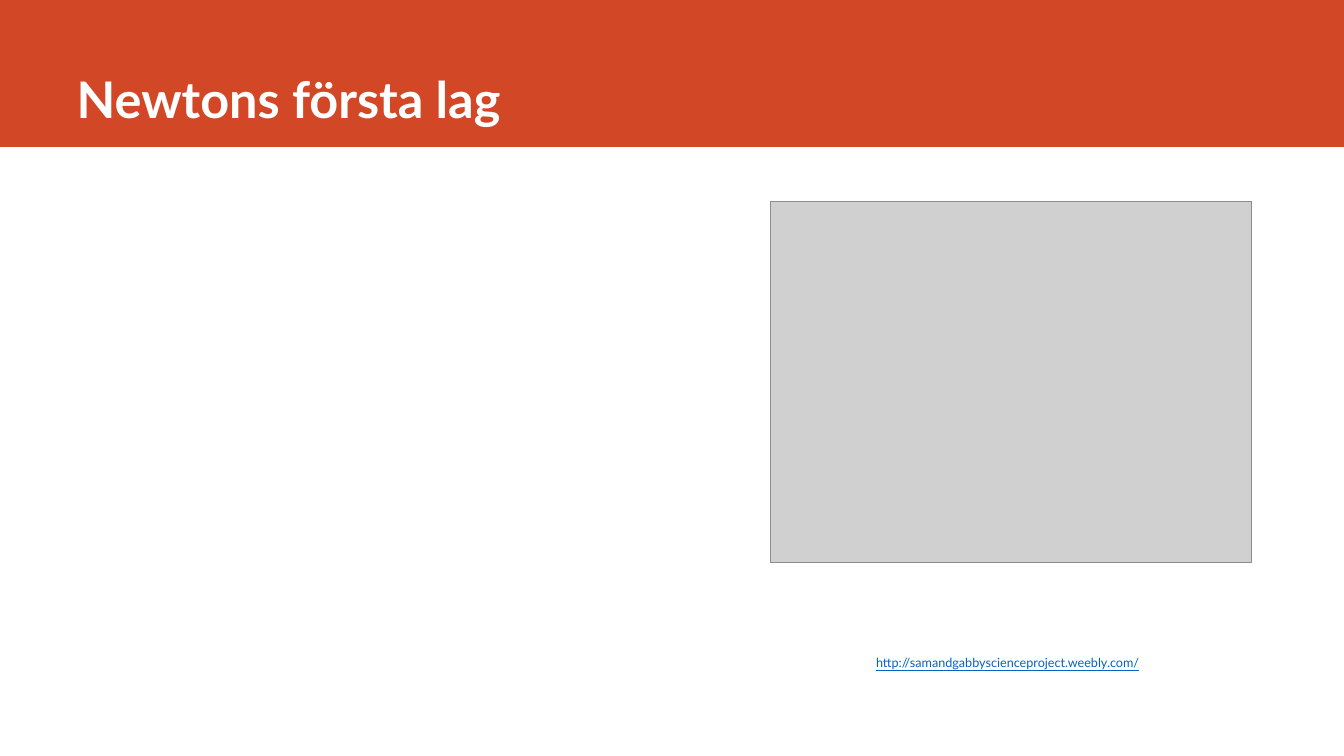
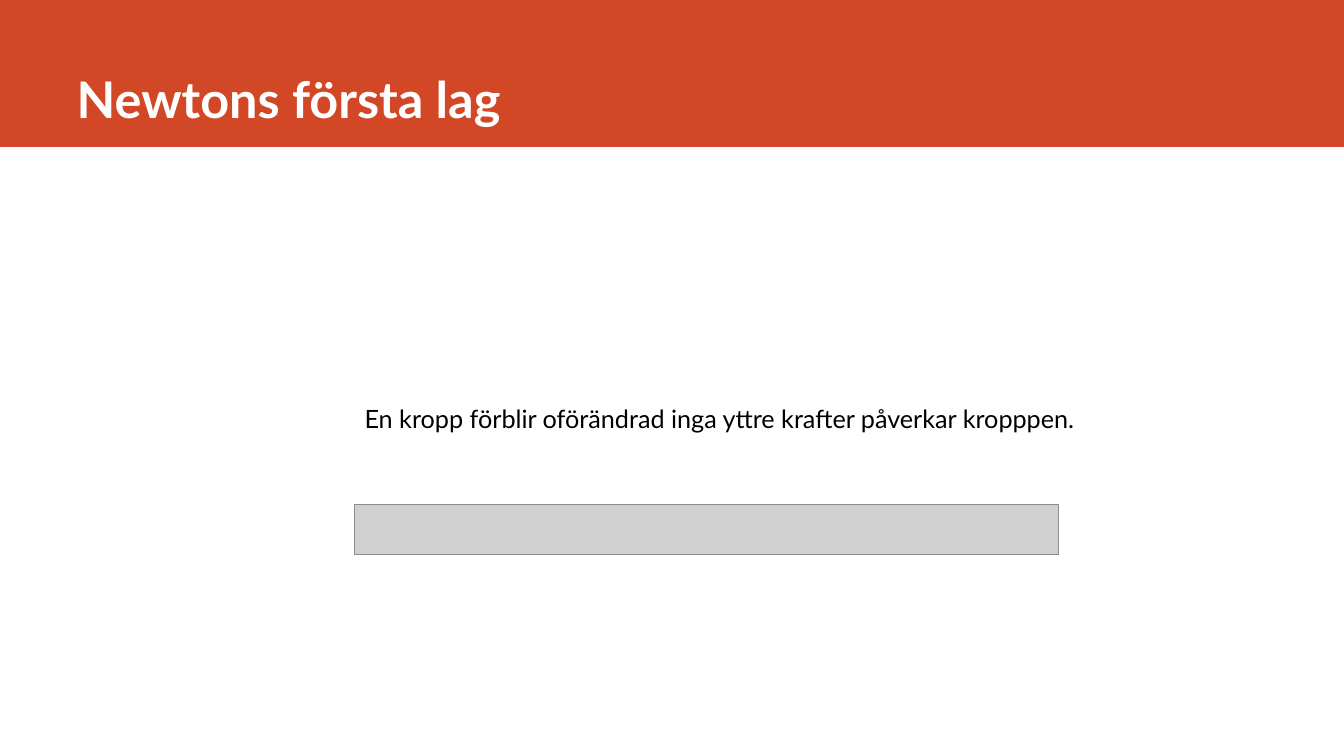
Before and after one commit to Arbetsgrupp1/AU1, a slide deck: slide 2 of Arbetsgrupp 1.pptx. Drawn at 1344x756 pixels with LibreOffice and Linux fonts; fonts in the diff are those of the drawing; grey boxes stand for pictures. Boxes give left, top, right and bottom in pixels: in the first picture for what was removed or moved away, otherwise in the second. Text is boxed around its words. In the diff, an @@ line names an element or a change of style, - is before the commit and + after.

```diff
--- a/Arbetsgrupp 1.pptx
+++ b/Arbetsgrupp 1.pptx
@@ picture removed at <box>770,202,1252,563</box> @@
@@ text added at <box>365,409,1074,433</box>, 18 pt, text #000000 @@
+En kropp förblir oförändrad inga yttre krafter påverkar kropppen.
@@ picture added at <box>355,504,1059,555</box> @@
@@ text removed at <box>876,657,1139,670</box> @@
-http://samandgabbyscienceproject.weebly.com/
```
Also in this commit, not shown: 2 other slides changed, 1 other file.
